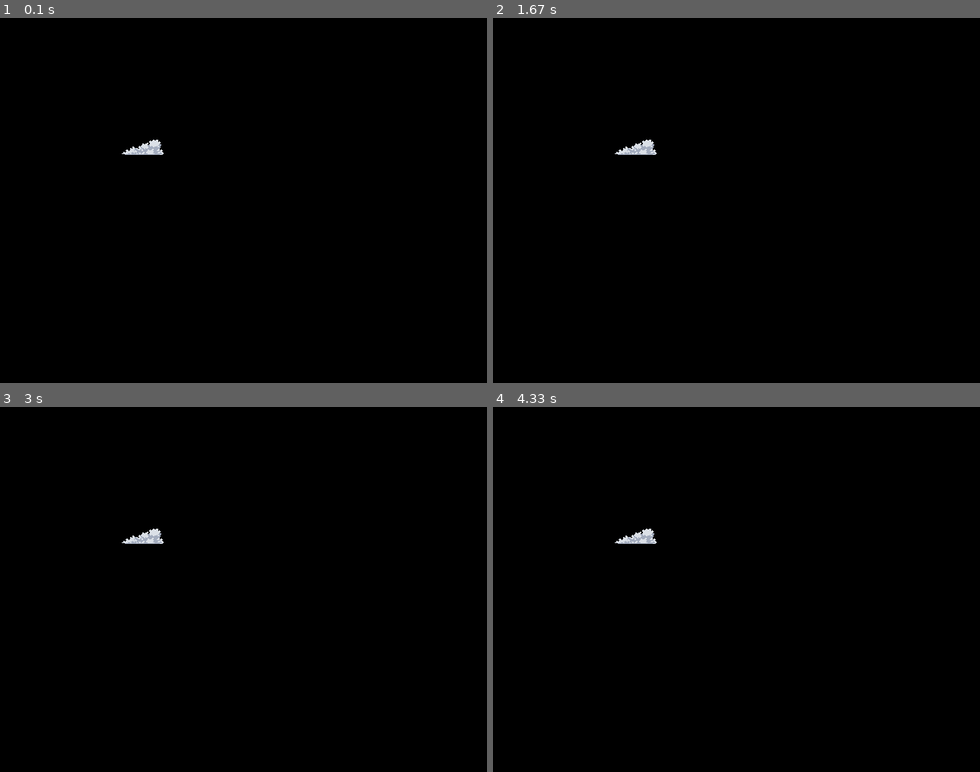
Above: before the commit, frames 1-4 (two rows, left to right).
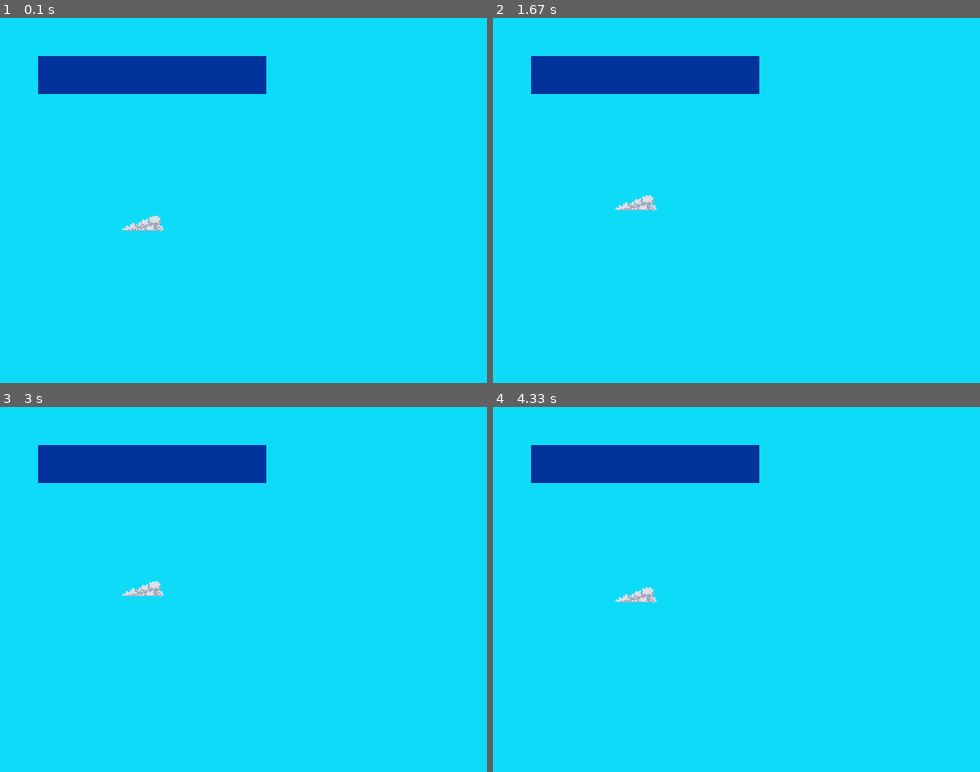
Above: after the commit, the same moments.

Repository: RamyGarici/pygame-platformer
Game: pygame game, started from game.py
The game is run twice, just before and just after one commit, with the same random seed, the same clock (stepped at 60 frames per second) and the same inputs.
Inputs:
- Up to frame 1 (0.1 s): no input
- Up to frame 2 (1.67 s): hold Up 0.33-0.8 s; hold Down 0.83-1.13 s; hold Up 1.17-1.53 s; hold Down from 1.57 s (still down)
- Up to frame 3 (3 s): release Down at 1.93 s; hold Up 1.97-2.27 s; hold Down 2.3-2.6 s; hold Up from 2.63 s (still down)
- Up to frame 4 (4.33 s): release Up at 3 s; hold Down 3.03-3.4 s; hold Up 3.43-3.73 s; hold Down 3.77-4.07 s; hold Up from 4.1 s (still down)

The runs differ from the first frame. In frame 1, 100% of the frame differs, in the area x 0-100%, y 0-100%; in frame 2, 100%; in frame 3, 100%; in frame 4, 100%.

Commit message:
test: Learning collisions with pygame

Diff:
--- a/game.py
+++ b/game.py
@@ -3,6 +3,7 @@
 
 
 class Game:
+
     def __init__(self):
 
 
@@ -13,12 +14,22 @@
         self.clock=pygame.time.Clock()
         self.img=pygame.image.load("data/images/clouds/cloud_1.png")
 
-        self.img_pos=[160,160]
+        self.img_pos=[160,260]
         self.movement=[False,False]
+        self.collision_area=pygame.Rect(50,50,300,50)
+
 
     def run(self):
         while True:
+            self.screen.fill((14,219,248))
+            self.img.set_colorkey((0,0,0))
+            self.img_pos[1] += self.movement[1]-self.movement[0]
             self.screen.blit(self.img, self.img_pos)
+            img_r=pygame.Rect(self.img_pos[0], self.img_pos[1], self.img.get_width(), self.img.get_height())
+            if img_r.colliderect(self.collision_area):
+                pygame.draw.rect(self.screen,(0,100,255),self.collision_area)
+            else:
+                pygame.draw.rect(self.screen,(0,50,155),self.collision_area)
 
             for event in pygame.event.get():
                 if event.type == pygame.QUIT:
@@ -29,7 +40,16 @@
                         self.movement[0] = True
                     if event.key == pygame.K_DOWN:
                         self.movement[1] = True
+                if event.type == pygame.KEYUP:
+                    if event.key == pygame.K_UP:
+                        self.movement[0] = False
+                    if event.key == pygame.K_DOWN:
+                        self.movement[1] = False
+
+
             pygame.display.update()
             self.clock.tick(60)
 
+
+
 Game().run()
--- /dev/null
+++ b/tempCodeRunnerFile.py
@@ -0,0 +1,2 @@
+ self.img_pos[1] += self.movement[1]-self.movement[0]
+            self.screen.blit(self.img, self.img_pos)
Empty file added: entities.py
